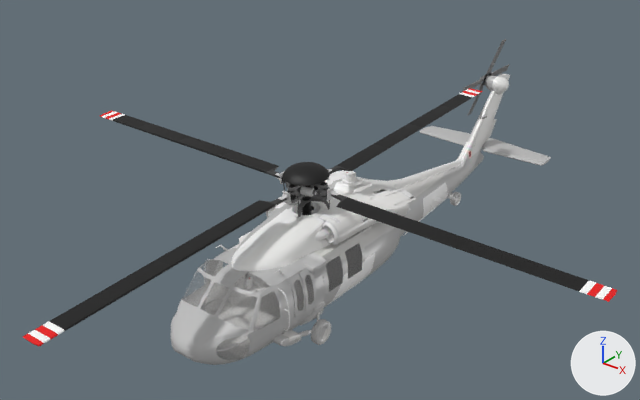
An edit to the glTF model uh60/default.gltf, drawn before and after from the same camera.
Rendered twice from a 50 mm lens placed at (13.0, -18.75, 10.74), pointed at (-0.51, -1.87, 0.28). Lighting does not change. The marker at lower right points along +X, +Y and +Z. The older version comes first.

In view in the first picture: 'Exterior', 'Spin_0', 'Spin_1'.
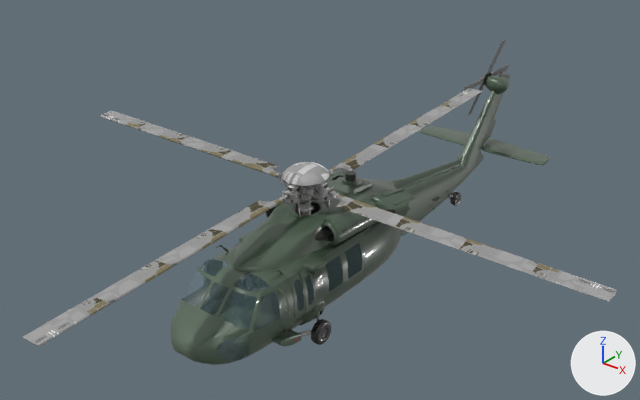
Where the newer file only moved an object's origin or applied its transform, the numbers keep the older frame.

What differs and where, as boxes (x1, y1, x2, y2) in the pictures (640 x 400 px):
```json
{"object": "Exterior", "change": "surface changed", "before": [171, 73, 551, 365], "after": [171, 73, 551, 365], "on screen": "darker"}
{"object": "Spin_0", "change": "surface changed", "before": [23, 88, 617, 346], "after": [23, 88, 617, 346]}
```

Edits to the scene script, one JSON object a line:
```json
{"op": "add", "block": "img_1_webp", "code": ["img_1_webp = load_image('1.webp', '../a320-cfm/t/1.webp', 2048, 2048, 'sRGB')"]}
{"op": "add", "block": "img_default_0_webp", "code": ["img_default_0_webp = load_image('default_0.webp', 'l/default_0.webp', 2048, 2048, 'sRGB')"]}
{"op": "set", "path": "mat_livery0_defaultwhite_0.texture", "old": "img_default_0_jpg", "new": "img_default_0_webp"}
{"op": "add", "block": "mat_livery0_defaultwhite_0", "code": "mat_livery0_defaultwhite_0.coat_weight = 0.6"}
{"op": "add", "block": "mat_livery0_defaultwhite_0", "code": "mat_livery0_defaultwhite_0.coat_roughness = 0.08"}
{"op": "set", "path": "mat_livery0_defaultwhite_1.texture", "old": "img_default_0_jpg", "new": "img_default_0_webp"}
{"op": "add", "block": "mat_livery0_defaultwhite_1", "code": "mat_livery0_defaultwhite_1.coat_weight = 0.6"}
{"op": "add", "block": "mat_livery0_defaultwhite_1", "code": "mat_livery0_defaultwhite_1.coat_roughness = 0.08"}
{"op": "set", "path": "mat_defaultwhite_5.texture", "old": "img_1_jpg", "new": "img_1_webp"}
```
